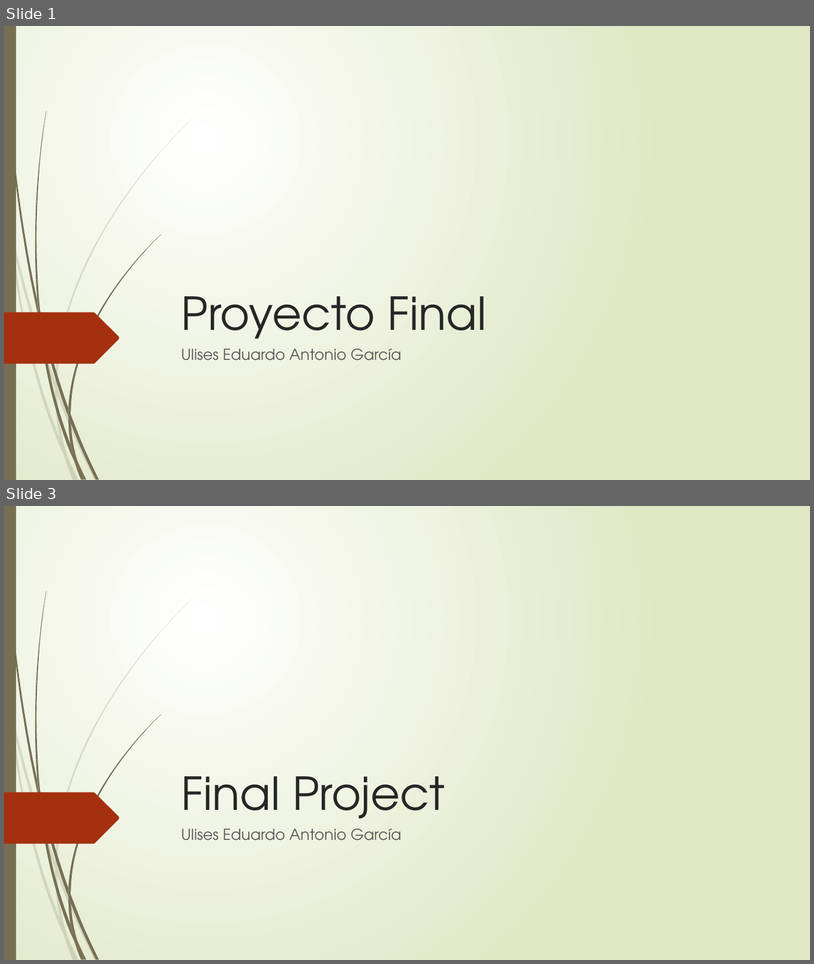
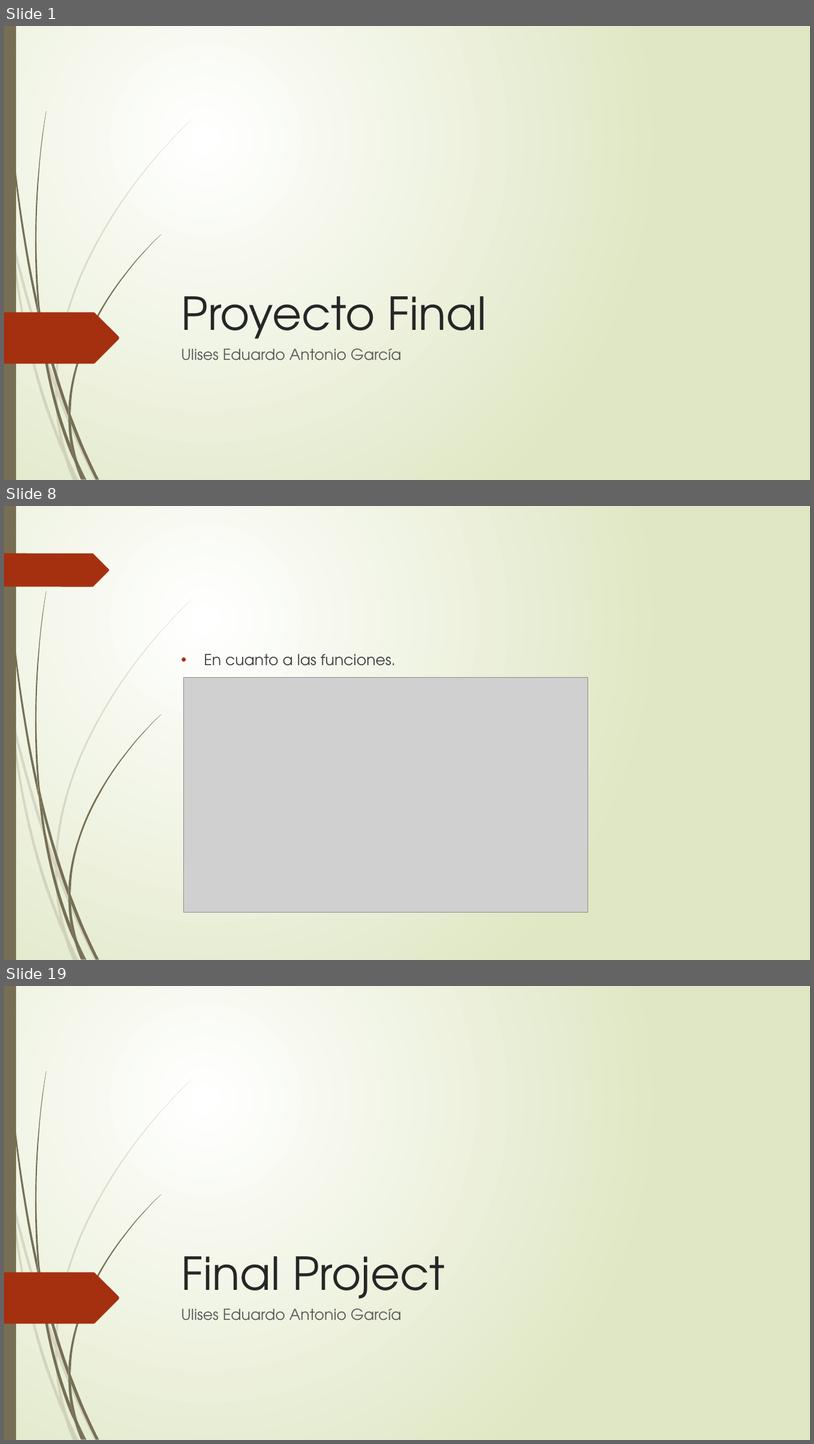
Before and after one commit to gitloot/ComputacionGraficaAvanzada, a slide deck: DocumentacionProyecto/PresentacionES_EN.pptx. Shown one above the other, each under a label of ours: slides 1 and 3 before the commit, slides 1, 8 and 19 after it; the slides between them are not shown. The pictures are 814x964 and 814x1444 pixels, drawn with LibreOffice and Linux fonts; fonts in the diff are those of the drawing; grey boxes stand for pictures. Boxes give left, top, right and bottom in pixels: in the first picture for what was removed or moved away, otherwise in the second. Text is boxed around its words. In the diff, an @@ line names an element or a change of style, - is before the commit and + after.

```diff
--- a/DocumentacionProyecto/PresentacionES_EN.pptx
+++ b/DocumentacionProyecto/PresentacionES_EN.pptx
@@ slide 8 added at <box>4,506,810,960</box>, background gradient #FFFFFF to #DFE8C4; not listed: 23 template elements that a slide beside it also shows @@
@@ freeform shape added at <box>4,553,109,586</box>, fill #A53010 @@
@@ text added at <box>204,654,396,666</box>, 18 pt, text #404040 @@
+• En cuanto a las funciones.
@@ picture added at <box>183,677,588,913</box> @@
@@ what was slide 3 is now slide 19 @@
```
Also in this commit, not shown: 33 other slides added, 1 slide removed, 1 other file.
